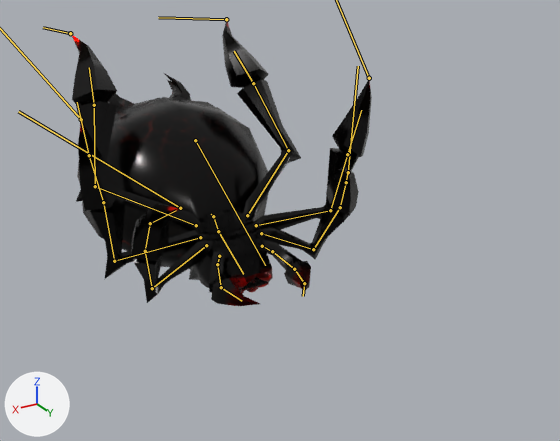
A saved change to the FBX model Assets/Models/Enemies/Spider_Smol_&_Anims.fbx.
Camera for both pictures: a 50 mm camera at (0.632, 1.416, 0.753) aimed at (-0.042, 0.292, 0.191). Lighting does not change. The marker at lower left points along +X, +Y and +Z. The picture after the commit comes second. Both versions are drawn at frame 27 of the action 'Spider_Death'; the numbers are the values there. The bones that change are drawn over the model as lines.

Objects in the first picture: 'Spider_Smol', 'Spider_Smol_2', 'Spider_Smol_3'.
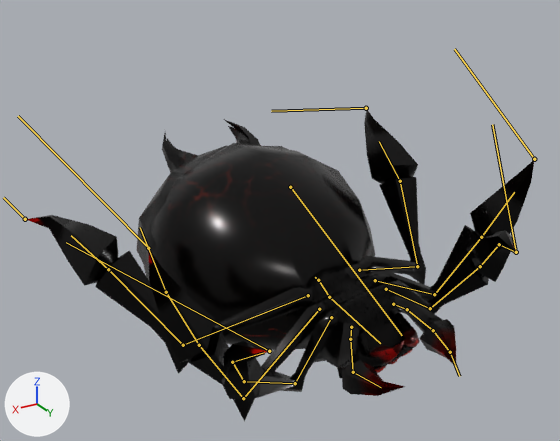
Pixel boxes (x1, y1, x2, y2) of what changed, in the pictures (560 x 441 px):
'Spider_Smol_2', posed (69% wider)
    before: (71, 21, 372, 306)
    after: (26, 108, 535, 399)
'Spider_Smol_3', posed
    before: (82, 73, 268, 294)
    after: (144, 119, 409, 373)
'Spider_Smol', posed
    before: (76, 125, 344, 306)
    after: (151, 231, 481, 422)
bone 'Root', root to tip
    before: (195, 140) to (265, 265)
    after: (290, 187) to (402, 335)
bone 'M_IK.R', root to tip
    before: (348, 172) to (358, 66)
    after: (516, 252) to (492, 124)
bone 'B_IK.R', root to tip
    before: (226, 19) to (158, 17)
    after: (366, 108) to (271, 111)
bone 'M_IK.L', root to tip
    before: (180, 208) to (18, 111)
    after: (269, 351) to (66, 242)
bone 'B_IK.L', root to tip
    before: (70, 33) to (43, 27)
    after: (25, 219) to (3, 197)
bone 'Butt', root to tip
    before: (213, 216) to (211, 214)
    after: (318, 280) to (315, 277)
bone 'Spine', root to tip
    before: (213, 216) to (218, 231)
    after: (318, 280) to (329, 297)
bone 'Head', root to tip
    before: (218, 231) to (243, 274)
    after: (329, 297) to (380, 343)
bone 'F_Up_01.R', root to tip
    before: (262, 246) to (272, 251)
    after: (393, 304) to (407, 309)
bone 'F_Up_02.R', root to tip
    before: (272, 251) to (294, 269)
    after: (407, 309) to (433, 330)
bone 'F_Up_03.R', root to tip
    before: (294, 269) to (304, 283)
    after: (433, 330) to (450, 352)
bone 'F_Up_04.R', root to tip
    before: (304, 283) to (303, 296)
    after: (450, 352) to (459, 376)
bone 'F_Up_01.L', root to tip
    before: (219, 256) to (217, 264)
    after: (351, 327) to (350, 339)
bone 'F_Up_02.L', root to tip
    before: (217, 264) to (221, 287)
    after: (350, 339) to (353, 372)
bone 'F_Up_03.L', root to tip
    before: (221, 287) to (242, 301)
    after: (353, 372) to (381, 387)
bone 'M_Up_01.R', root to tip
    before: (261, 233) to (313, 249)
    after: (386, 289) to (430, 308)
bone 'M_Up_02.R', root to tip
    before: (313, 249) to (340, 207)
    after: (430, 308) to (480, 266)
bone 'M_Up_03.R', root to tip
    before: (340, 207) to (346, 182)
    after: (480, 266) to (499, 244)
bone 'M_Up_04.R', root to tip
    before: (346, 182) to (347, 174)
    after: (499, 244) to (513, 251)
bone 'M_Up_01.L', root to tip
    before: (206, 245) to (152, 288)
    after: (331, 317) to (295, 383)
bone 'M_Up_02.L', root to tip
    before: (152, 288) to (145, 251)
    after: (295, 383) to (244, 381)
bone 'M_Up_03.L', root to tip
    before: (145, 251) to (150, 223)
    after: (244, 381) to (232, 362)
bone 'M_Up_04.L', root to tip
    before: (150, 223) to (176, 210)
    after: (232, 362) to (264, 352)
bone 'B_Up_01.R', root to tip
    before: (247, 215) to (288, 150)
    after: (359, 270) to (417, 266)
bone 'B_Up_02.R', root to tip
    before: (288, 150) to (253, 83)
    after: (417, 266) to (400, 181)
bone 'B_Up_03.R', root to tip
    before: (253, 83) to (234, 51)
    after: (400, 181) to (379, 141)
bone 'B_Up_01.L', root to tip
    before: (196, 225) to (95, 186)
    after: (308, 295) to (183, 345)
bone 'B_Up_02.L', root to tip
    before: (95, 186) to (94, 105)
    after: (183, 345) to (108, 269)
bone 'B_Up_03.L', root to tip
    before: (94, 105) to (89, 67)
    after: (108, 269) to (71, 235)
bone 'M2_Up_01.R', root to tip
    before: (256, 225) to (330, 210)
    after: (375, 280) to (434, 294)
bone 'M2_Up_02.R', root to tip
    before: (330, 210) to (347, 154)
    after: (434, 294) to (481, 237)
bone 'M2_Up_03.R', root to tip
    before: (347, 154) to (361, 110)
    after: (481, 237) to (514, 192)
bone 'M2_Up_01.L', root to tip
    before: (200, 237) to (114, 261)
    after: (319, 309) to (243, 398)
bone 'M2_Up_02.L', root to tip
    before: (114, 261) to (103, 202)
    after: (243, 398) to (199, 345)
bone 'M2_Up_03.L', root to tip
    before: (103, 202) to (89, 155)
    after: (199, 345) to (166, 292)
bone 'M2_Up_04.L', root to tip
    before: (89, 155) to (77, 102)
    after: (166, 292) to (140, 227)

The edits, one by one:
Bone 'Root' (bone_root) moves from (0.0, 0.175, 0.28) to (0.0, -0.193, 0.298).
Bone 'Root' (bone_root) turns from (-150, 0, 0) to (-157, 0, 0) degrees about its own x, y and z.
Bone 'M_IK.R' (bone_m_ik_r) moves from (0.069, 0.014, -0.136) to (0.046, -0.031, -0.086).
Bone 'B_IK.R' (bone_b_ik_r) moves from (0.113, 0.299, -0.075) to (0.015, 0.207, 0.013).
Bone 'M_IK.L' (bone_m_ik_l) moves from (-0.069, 0.014, -0.136) to (-0.042, -0.009, 0.001).
Bone 'B_IK.L' (bone_b_ik_l) moves from (-0.113, 0.299, -0.075) to (0.104, 0.176, 0.1).
Bone 'M2_IK.R' (bone_m2_ik_r) moves from (0.005, 0.078, -0.212) to (-0.058, 0.021, -0.128).
Bone 'M2_IK.L' (bone_m2_ik_l) moves from (-0.005, 0.078, -0.212) to (0.017, 0.067, -0.069).
Bone 'Butt' (bone_butt) turns from (-4, 0, 0) to (-4, -1, 3) degrees about its own x, y and z.
Bone 'Spine' (bone_spine) turns from (19, 0, 0) to (19, 0, -3) degrees about its own x, y and z.
Bone 'Head' (bone_head) turns from (-24, 0, 0) to (-24, -1, -3) degrees about its own x, y and z.
Bone 'F_Up_01.R' (bone_f_up_01_r) turns from (5, 6, 7) to (-15, 10, 13) degrees about its own x, y and z.
Bone 'F_Up_02.R' (bone_f_up_02_r) turns from (8, 4, 8) to (1, 6, 8) degrees about its own x, y and z.
Bone 'F_Up_03.R' (bone_f_up_03_r) turns from (1, 2, 18) to (5, 2, 34) degrees about its own x, y and z.
Bone 'F_Up_04.R' (bone_f_up_04_r) turns from (2, 0, 10) to (7, -1, 21) degrees about its own x, y and z.
Bone 'F_Up_01.L' (bone_f_up_01_l) turns from (3, -7, -7) to (17, -3, -3) degrees about its own x, y and z.
Bone 'F_Up_02.L' (bone_f_up_02_l) turns from (7, -4, -8) to (14, -1, -7) degrees about its own x, y and z.
Bone 'F_Up_03.L' (bone_f_up_03_l) turns from (1, -2, -19) to (2, -1, -11) degrees about its own x, y and z.
Bone 'M_Up_01.R' (bone_m_up_01_r) turns from (-14, 0, 5) to (-1, 7, 3) degrees about its own x, y and z.
Bone 'M_Up_02.R' (bone_m_up_02_r) turns from (-4, -1, 0) to (-7, 1, 7) degrees about its own x, y and z.
Bone 'M_Up_03.R' (bone_m_up_03_r) turns from (1, 0, -2) to (-4, 0, 4) degrees about its own x, y and z.
Bone 'M_Up_04.R' (bone_m_up_04_r) turns from (1, 0, 32) to (-2, 0, 37) degrees about its own x, y and z.
Bone 'M_Up_01.L' (bone_m_up_01_l) turns from (-12, -1, -4) to (33, 3, 15) degrees about its own x, y and z.
Bone 'M_Up_02.L' (bone_m_up_02_l) turns from (-4, 1, 0) to (-6, 4, 7) degrees about its own x, y and z.
Bone 'M_Up_03.L' (bone_m_up_03_l) turns from (0, 0, 2) to (-16, 5, -5) degrees about its own x, y and z.
Bone 'M_Up_04.L' (bone_m_up_04_l) turns from (1, 0, -32) to (-13, -1, -45) degrees about its own x, y and z.
Bone 'B_Up_01.R' (bone_b_up_01_r) turns from (-60, -18, 16) to (-13, 3, 22) degrees about its own x, y and z.
Bone 'B_Up_02.R' (bone_b_up_02_r) turns from (34, -8, -39) to (10, -6, -30) degrees about its own x, y and z.
Bone 'B_Up_03.R' (bone_b_up_03_r) turns from (13, 0, -14) to (2, 0, -12) degrees about its own x, y and z.
Bone 'B_Up_01.L' (bone_b_up_01_l) turns from (-57, 17, -15) to (-20, 6, -5) degrees about its own x, y and z.
Bone 'B_Up_02.L' (bone_b_up_02_l) turns from (33, 7, 38) to (33, 8, 42) degrees about its own x, y and z.
Bone 'B_Up_03.L' (bone_b_up_03_l) turns from (13, 0, 14) to (10, 1, 16) degrees about its own x, y and z.
Bone 'M2_Up_01.R' (bone_m2_up_01_r) turns from (-41, 4, 15) to (-10, 12, 14) degrees about its own x, y and z.
Bone 'M2_Up_02.R' (bone_m2_up_02_r) turns from (22, 0, -12) to (13, 0, -1) degrees about its own x, y and z.
Bone 'M2_Up_03.R' (bone_m2_up_03_r) turns from (17, 0, -4) to (10, 0, 0) degrees about its own x, y and z.
Bone 'M2_Up_01.L' (bone_m2_up_01_l) turns from (-38, -4, -15) to (-4, 2, -8) degrees about its own x, y and z.
Bone 'M2_Up_02.L' (bone_m2_up_02_l) turns from (21, 0, 11) to (4, 3, 14) degrees about its own x, y and z.
Bone 'M2_Up_03.L' (bone_m2_up_03_l) turns from (17, 0, 4) to (4, 1, 7) degrees about its own x, y and z.
Bone 'M2_Up_04.L' (bone_m2_up_04_l) turns from (9, 0, 1) to (2, 0, 3) degrees about its own x, y and z.
